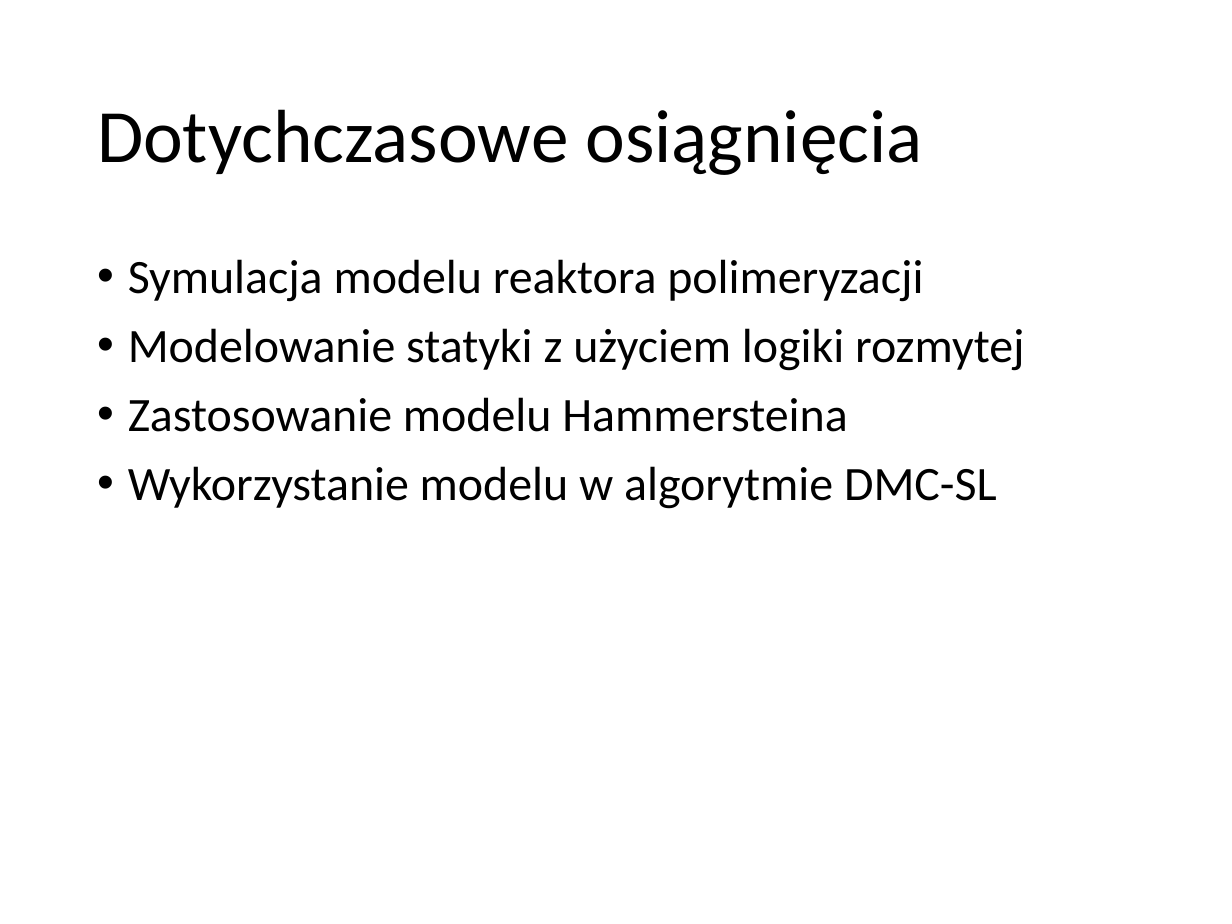
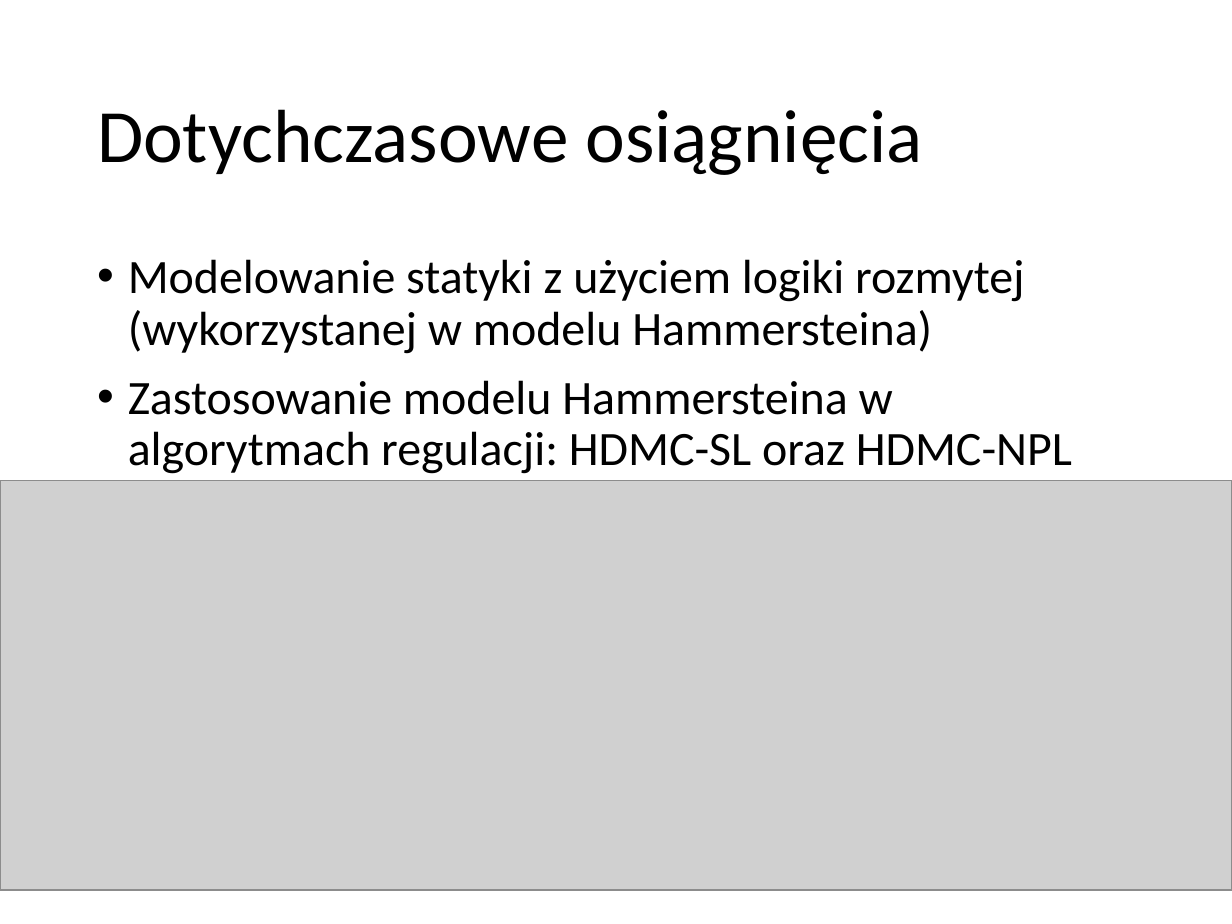
Before and after one commit to macklo/masters-thesis, a slide deck: slide 3 of presentations/SDM2_wstep.pptx. Drawn at 1232x924 pixels with LibreOffice and Linux fonts; fonts in the diff are those of the drawing; grey boxes stand for pictures. Boxes give left, top, right and bottom in pixels: in the first picture for what was removed or moved away, otherwise in the second. Text is boxed around its words. In the diff, an @@ line names an element or a change of style, - is before the commit and + after.

```diff
--- a/presentations/SDM2_wstep.pptx
+++ b/presentations/SDM2_wstep.pptx
@@ text at (128, 259, 1072, 474): text changed @@
-• Symulacja modelu reaktora polimeryzacji
-• Modelowanie statyki z użyciem logiki rozmytej
-• Zastosowanie modelu Hammersteina
-• Wykorzystanie modelu w algorytmie DMC-SL
+• Modelowanie statyki z użyciem logiki rozmytej (wykorzystanej w modelu Hammersteina)
+• Zastosowanie modelu Hammersteina w algorytmach regulacji: HDMC-SL oraz HDMC-NPL
@@ picture added at (0, 480, 1232, 890) @@
```
Also in this commit, not shown: 2 other slides changed, 1 slide removed, 14 other files.
